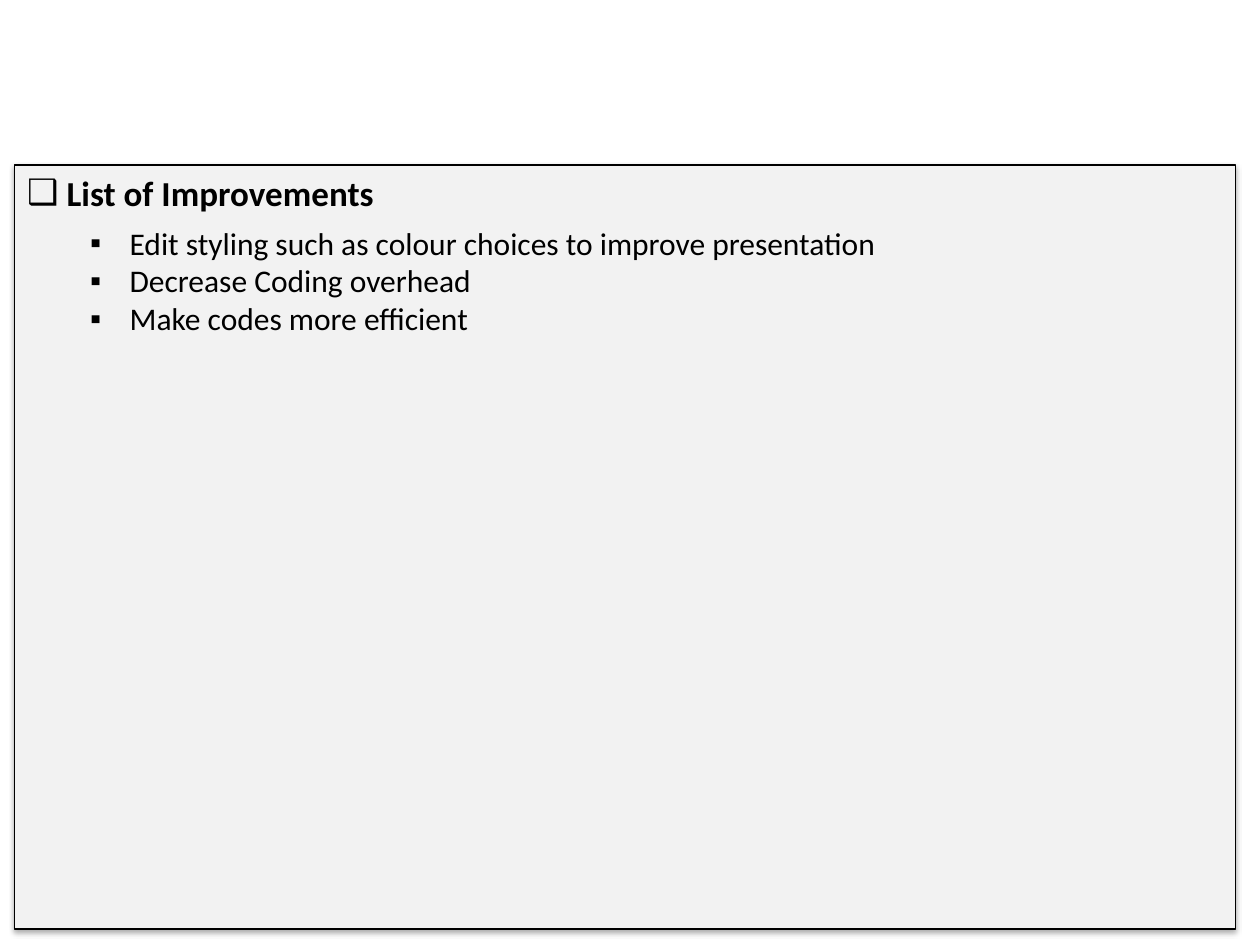
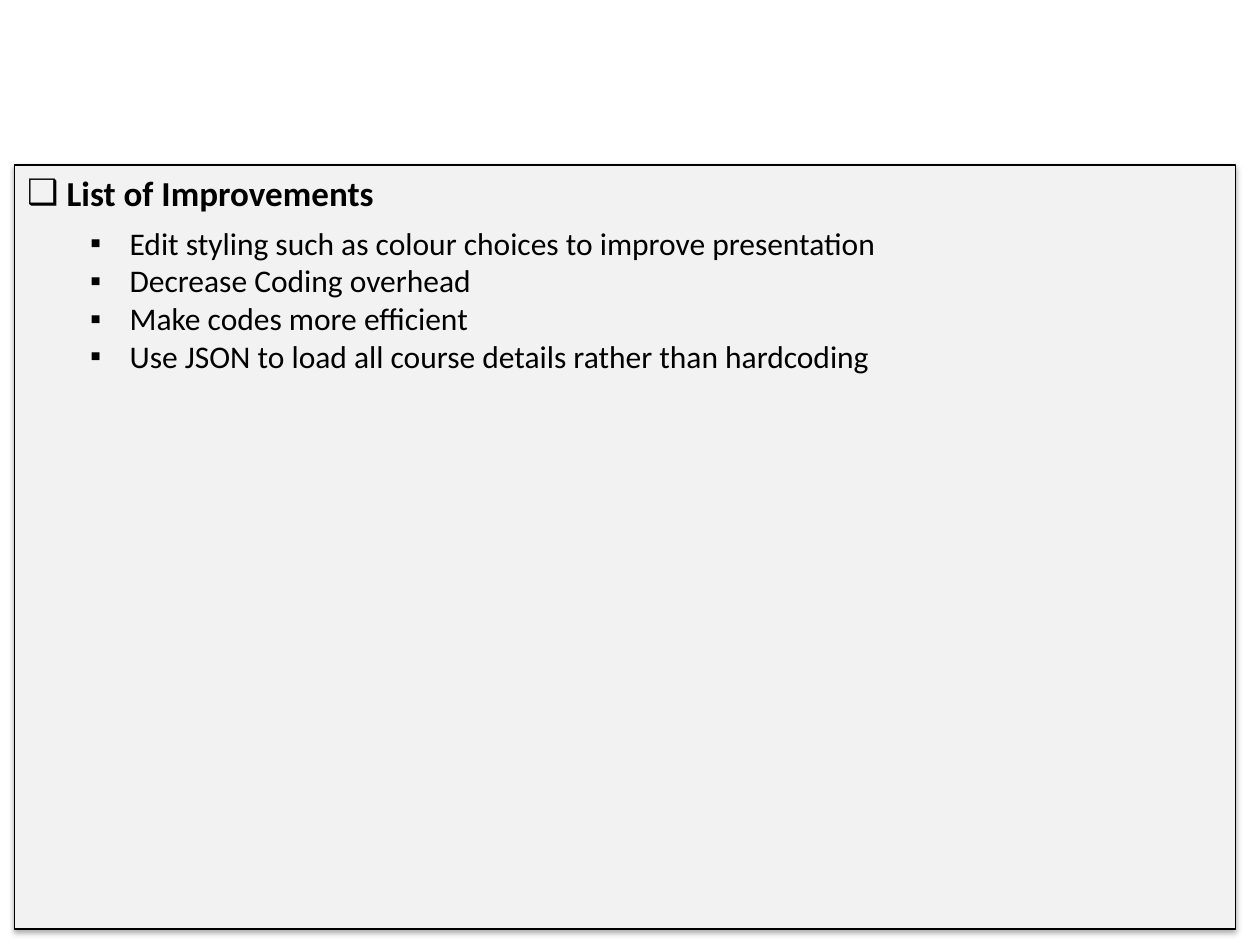
Before and after one commit to dseah11/Front-End-Dev, a slide deck: slide 23 of m2proj/Daniel_M2_Project_Presentation.pptx. Drawn at 1260x945 pixels with LibreOffice and Linux fonts; fonts in the diff are those of the drawing; background and template pictures are left out. Boxes give left, top, right and bottom in pixels: in the first picture for what was removed or moved away, otherwise in the second. Text is boxed around its words. In the diff, an @@ line names an element or a change of style, - is before the commit and + after.

```diff
--- a/m2proj/Daniel_M2_Project_Presentation.pptx
+++ b/m2proj/Daniel_M2_Project_Presentation.pptx
@@ text in rectangle at bbox=[130, 346, 868, 374]: paragraph added @@
+  ▪ Use JSON to load all course details rather than hardcoding
```
Also in this commit, not shown: 3 other slides changed, 12 other files.
